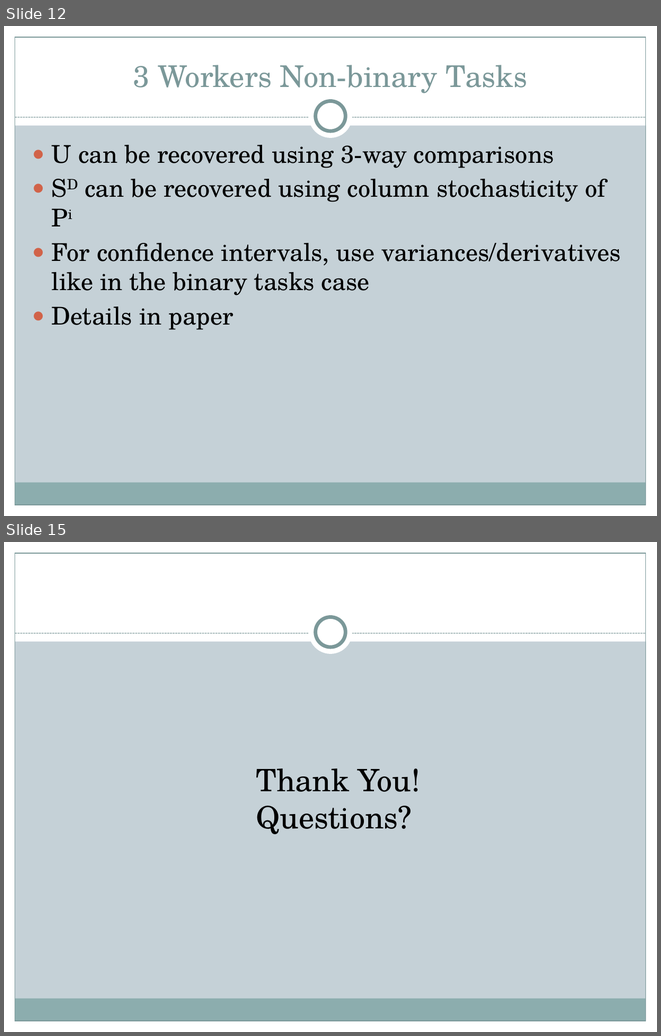
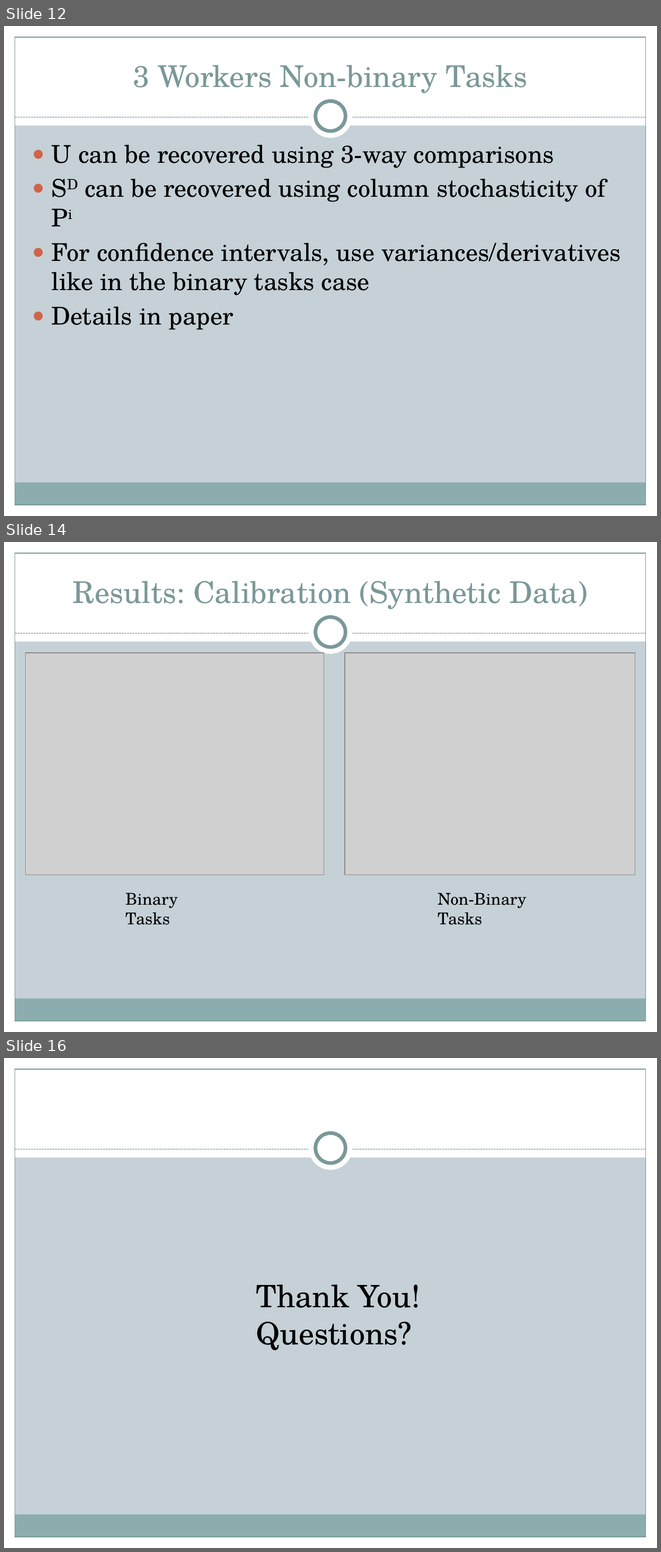
Before and after one commit to brahmaneya/WorkerEvaluationGeneral, a slide deck: Presentation/WorkerEval.pptx. Shown one above the other, each under a label of ours: slides 12 and 15 before the commit, slides 12, 14 and 16 after it; the slides between them are not shown. The pictures are 661x1036 and 661x1552 pixels, drawn with LibreOffice and Linux fonts; fonts in the diff are those of the drawing; grey boxes stand for pictures. Boxes give left, top, right and bottom in pixels: in the first picture for what was removed or moved away, otherwise in the second. Text is boxed around its words. In the diff, an @@ line names an element or a change of style, - is before the commit and + after.

```diff
--- a/Presentation/WorkerEval.pptx
+++ b/Presentation/WorkerEval.pptx
@@ slide 14 added at [4, 542, 657, 1032], background #C5D1D7; not listed: 9 template elements that a slide beside it also shows @@
@@ title added at [73, 581, 588, 609], 33 pt, text #7C999A @@
+Results: Calibration (Synthetic Data)
@@ picture added at [26, 653, 324, 874] @@
@@ picture added at [345, 653, 635, 874] @@
@@ text added at [125, 892, 178, 925], 18 pt, text #000000 @@
+Binary Tasks
@@ text added at [438, 892, 526, 925], 18 pt, text #000000 @@
+Non-Binary Tasks
@@ what was slide 15 is now slide 16 @@
```
Also in this commit, not shown: 2 slides changed.
